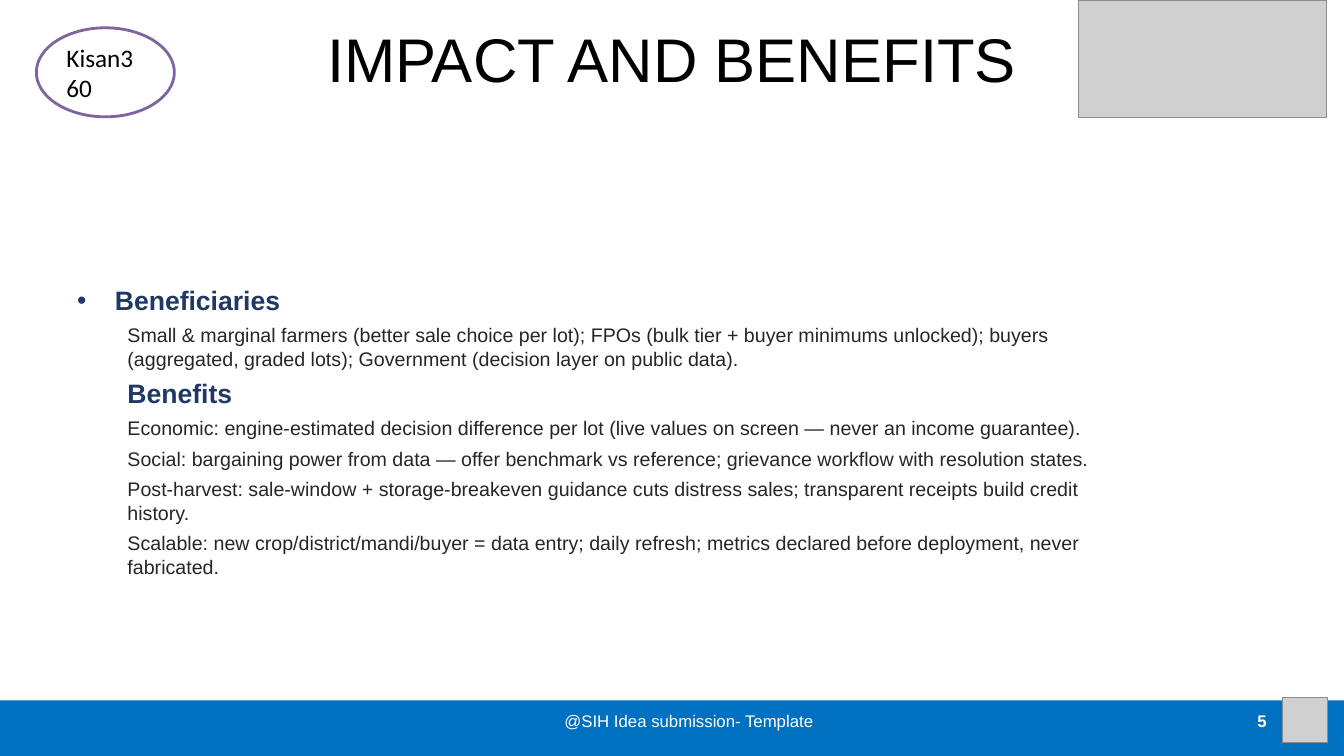
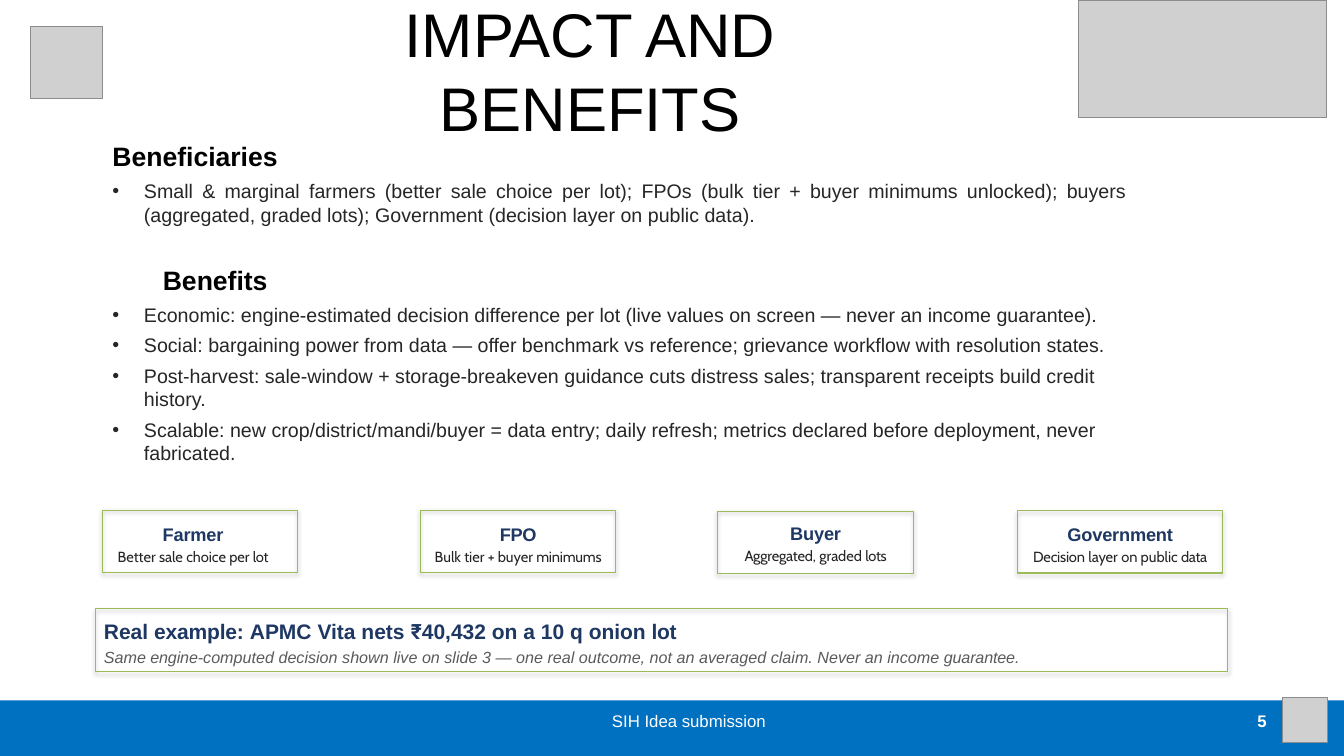
Before and after one commit to Kissan-360/Kisan360_new, a slide deck: slide 5 of Kisan360_SIH26132_Idea_PPT_v4.pptx. Drawn at 1344x756 pixels with LibreOffice and Linux fonts; fonts in the diff are those of the drawing; grey boxes stand for pictures. Boxes give left, top, right and bottom in pixels: in the first picture for what was removed or moved away, otherwise in the second. Text is boxed around its words. In the diff, an @@ line names an element or a change of style, - is before the commit and + after.

```diff
--- a/Kisan360_SIH26132_Idea_PPT_v4.pptx
+++ b/Kisan360_SIH26132_Idea_PPT_v4.pptx
@@ picture added at (x1=30, y1=26, x2=103, y2=99) @@
@@ ellipse removed at (x1=36, y1=28, x2=174, y2=117) @@
-Kisan360
@@ title "IMPACT AND BENEFITS" rewrapped from (x1=327, y1=39, x2=1016, y2=83) to (x1=405, y1=14, x2=775, y2=132) @@
@@ text "Beneficiaries" moved from (x1=115, y1=290, x2=1088, y2=574) to (x1=112, y1=146, x2=1126, y2=460) @@
@@ text "Beneficiaries" at (x1=112, y1=146, x2=1126, y2=460): text colour #1F3864 to #000000 in "Beneficiaries", "Benefits"; bullet • to none; alignment left to justified; bullet none to •; list level 2 to 1 in "Small & marginal farmers (better ..."; list level 2 to 1 in "Economic: engine-estimated decision difference per ..."; list level 2 to 1 in "Social: bargaining power from data ..."; list level 2 to 1 in "Post-harvest: sale-window + storage-breakeven guidance ..."; list level 2 to 1 in "Scalable: new crop/district/mandi/buyer = data ..." @@
@@ rectangle added at (x1=103, y1=510, x2=298, y2=573), outline #9BBB59 0.75 pt @@
@@ text added at (x1=118, y1=528, x2=269, y2=566), 10.5 pt, text #252525 @@
+Farmer
+Better sale choice per lot
@@ rectangle added at (x1=420, y1=510, x2=616, y2=573), outline #9BBB59 0.75 pt @@
@@ text added at (x1=435, y1=528, x2=601, y2=566), 10.5 pt, text #252525 @@
+FPO
+Bulk tier + buyer minimums
@@ rectangle added at (x1=718, y1=511, x2=913, y2=574), outline #9BBB59 0.75 pt @@
@@ text added at (x1=745, y1=527, x2=886, y2=565), 10.5 pt, text #252525 @@
+Buyer
+Aggregated, graded lots
@@ rectangle added at (x1=1018, y1=511, x2=1223, y2=574), outline #9BBB59 0.75 pt @@
@@ text added at (x1=1033, y1=528, x2=1207, y2=566), 10.5 pt, text #252525 @@
+Government
+Decision layer on public data
@@ rectangle added at (x1=95, y1=609, x2=1227, y2=671), outline #9BBB59 0.75 pt @@
@@ text added at (x1=104, y1=623, x2=1020, y2=667), 11.5 pt, text #5A5A5A, italic @@
+Real example: APMC Vita nets ₹40,432 on a 10 q onion lot
+Same engine-computed decision shown live on slide 3 — one real outcome, not an averaged claim. Never an income guarantee.
@@ text at (x1=612, y1=715, x2=766, y2=727): text changed @@
-@SIH Idea submission- Template
+SIH Idea submission
```
Also in this commit, not shown: 5 other slides changed, 11 other files.
